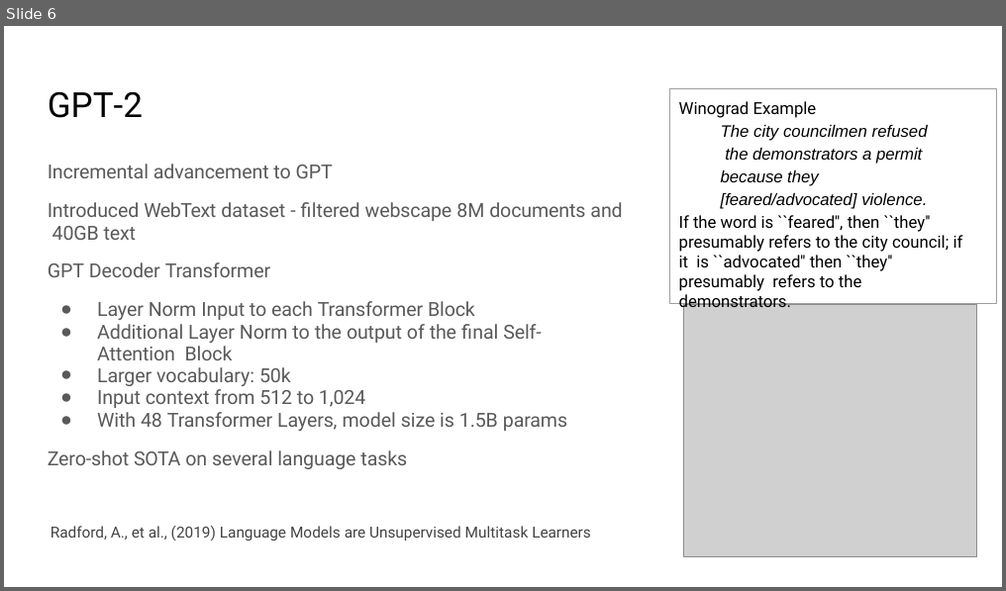
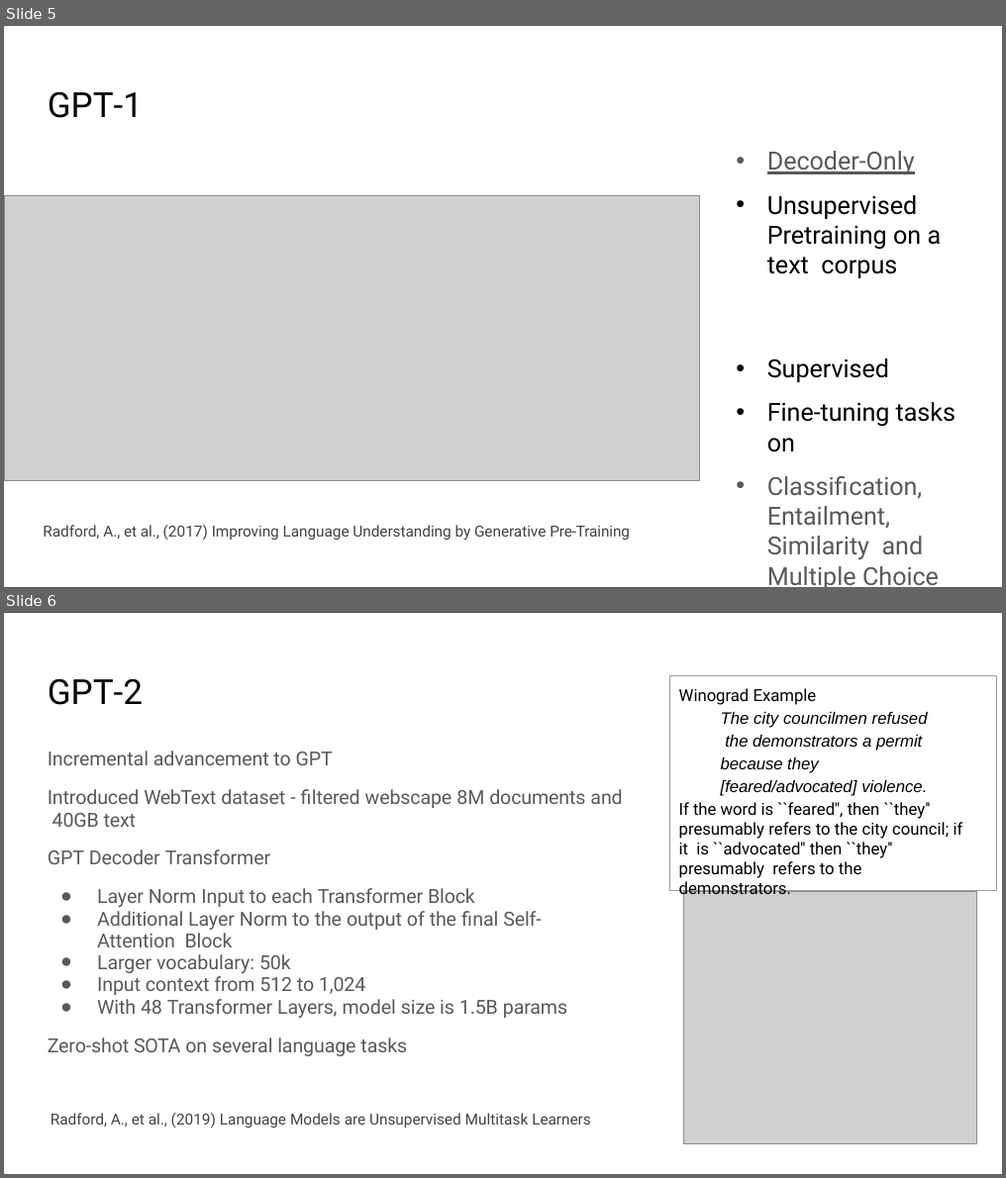
Before and after one commit to tmehtiyev2019/llm-api-tm, a slide deck: Project Presentation-Tural Mehtiyev.pptx. Shown one above the other, each under a label of ours: slide 6 before the commit, slides 5 and 6 after it. The pictures are 1006x591 and 1006x1178 pixels, drawn with LibreOffice and Linux fonts; fonts in the diff are those of the drawing; grey boxes stand for pictures; background and template pictures are left out. Boxes give left, top, right and bottom in pixels: in the first picture for what was removed or moved away, otherwise in the second. Text is boxed around its words. In the diff, an @@ line names an element or a change of style, - is before the commit and + after.

```diff
--- a/Project Presentation-Tural Mehtiyev.pptx
+++ b/Project Presentation-Tural Mehtiyev.pptx
@@ slide 5 added at [4, 26, 1002, 587], background #FFFFFF @@
@@ title added at [48, 91, 143, 118], 25 pt, text #000000 @@
+GPT-1
@@ text added at [767, 151, 955, 587], 18 pt, text #595959 @@
+• Decoder-Only
+• Unsupervised Pretraining on a text corpus
+• Supervised
+• Fine-tuning tasks on
+• Classification, Entailment, Similarity and Multiple Choice
@@ picture added at [4, 196, 700, 481] @@
@@ text added at [43, 525, 630, 541], 11 pt, text #434343 @@
+Radford, A., et al., (2017) Improving Language Understanding by Generative Pre-Training
```
Also in this commit, not shown: 4 slides changed, 6 other slides added, 5 slides removed.
